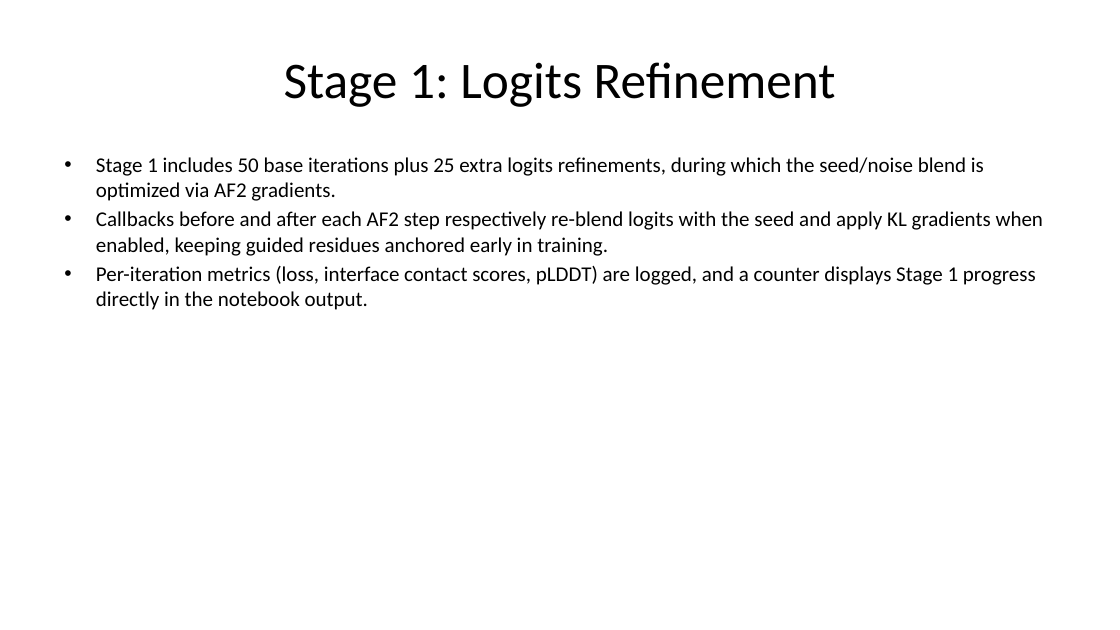
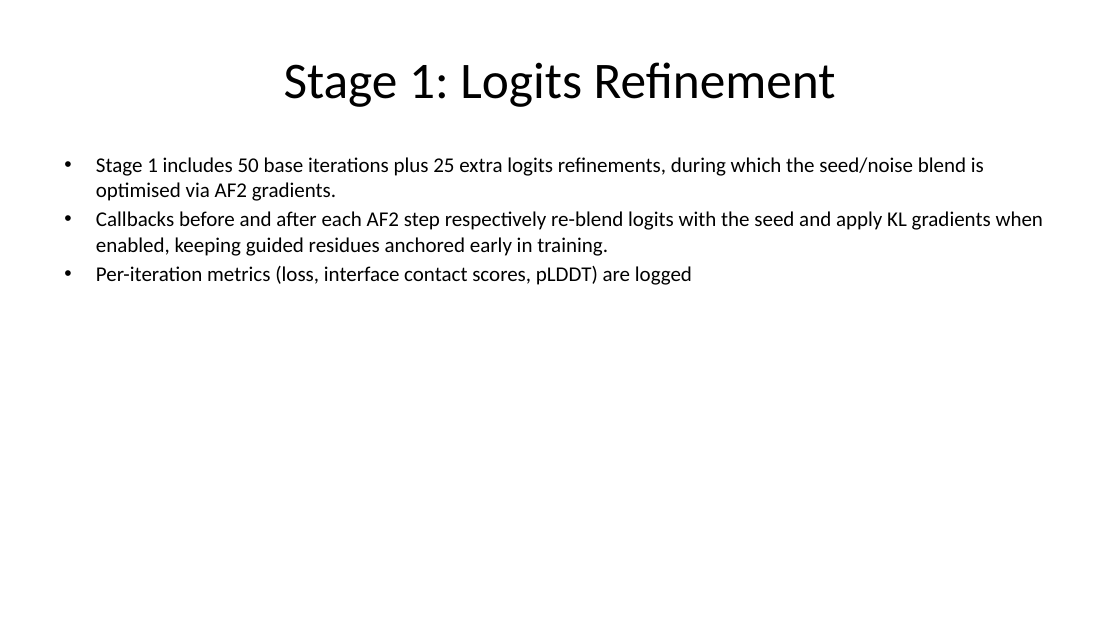
Before and after one commit to kaylertee/ActiveTargeting, a slide deck: slide 13 of Presentations/MutaCraft Presentation.pptx. Drawn at 1120x630 pixels with LibreOffice and Linux fonts; fonts in the diff are those of the drawing. Boxes give left, top, right and bottom in pixels: in the first picture for what was removed or moved away, otherwise in the second. Text is boxed around its words. In the diff, an @@ line names an element or a change of style, - is before the commit and + after.

```diff
--- a/Presentations/MutaCraft Presentation.pptx
+++ b/Presentations/MutaCraft Presentation.pptx
@@ text at [96, 157, 984, 201]: text changed @@
-• Stage 1 includes 50 base iterations plus 25 extra logits refinements, during which the seed/noise blend is optimized via AF2 gradients.
+• Stage 1 includes 50 base iterations plus 25 extra logits refinements, during which the seed/noise blend is optimised via AF2 gradients.
@@ text at [96, 266, 692, 285]: text changed @@
-• Per-iteration metrics (loss, interface contact scores, pLDDT) are logged, and a counter displays Stage 1 progress directly in the notebook output.
+• Per-iteration metrics (loss, interface contact scores, pLDDT) are logged
```
Also in this commit, not shown: 13 other slides changed, 2 slides added, 2 slides removed.
